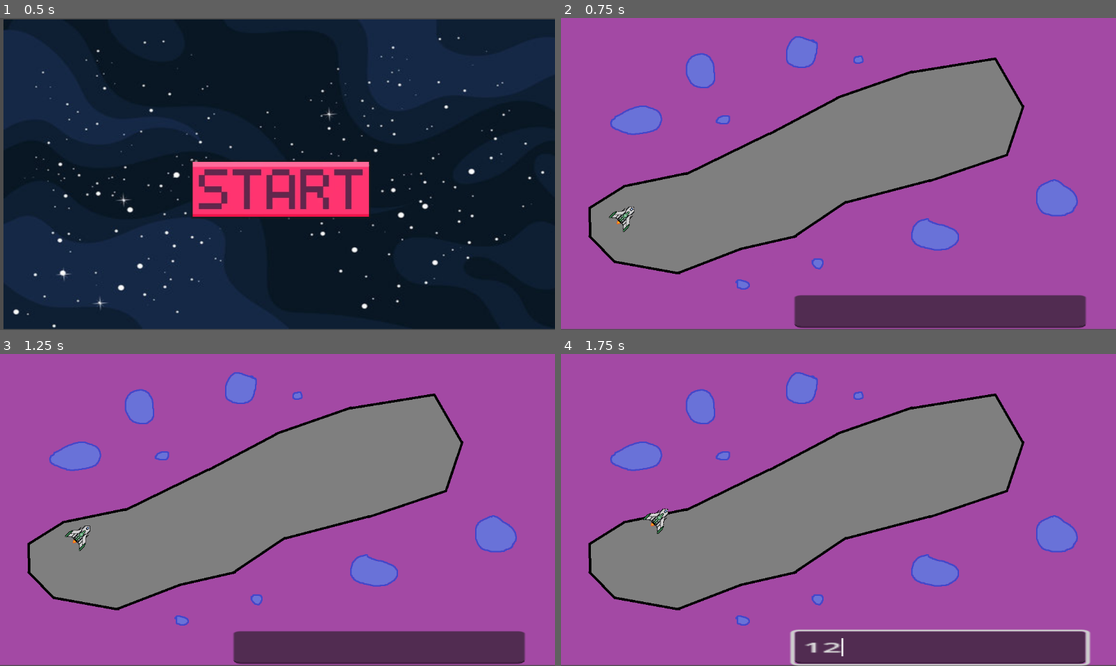
Above: before the commit, frames 1-4 (two rows, left to right).
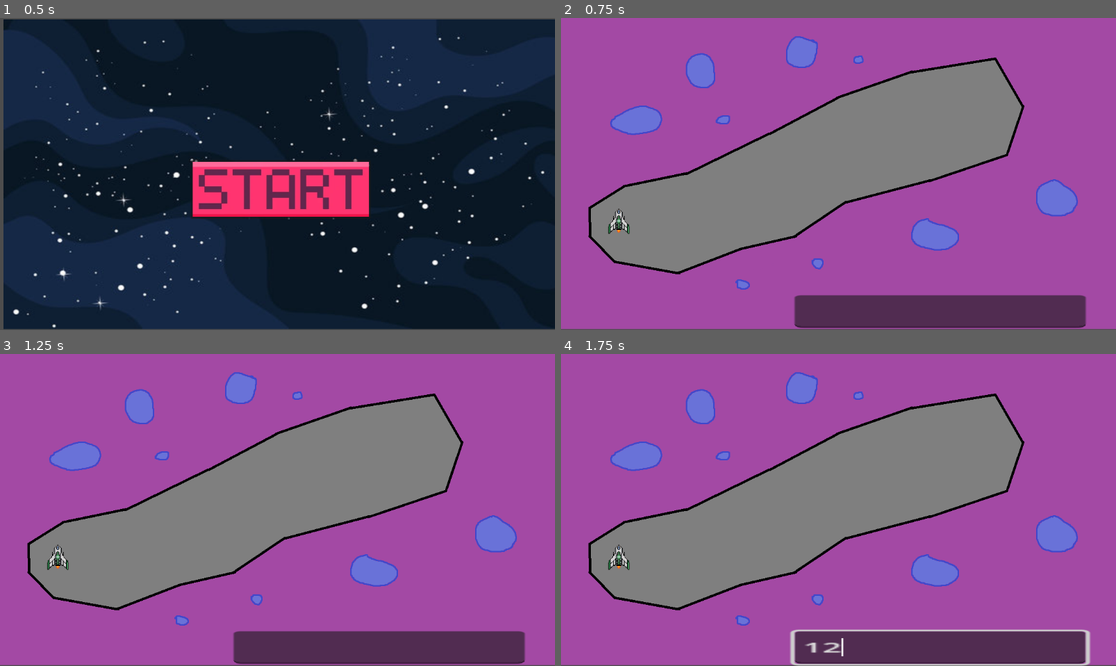
Above: after the commit, the same moments.

Repository: Rescyy/Space-Plot-Explorer
Game: Godot game, scene res://MainMenu/menu.tscn
Two runs of this game, one before a commit and one after it. Both use one fixed random seed, a clock stepped at 60 frames per second and the inputs below.
Inputs (mouse positions are in pixels of both pictures, inside the frame that each line leads up to):
- Up to frame 1 (0.5 s): no input
- Up to frame 2 (0.75 s): click (844, 189) at 0.5 s
- Up to frame 3 (1.25 s): no input
- Up to frame 4 (1.75 s): click (938, 647) at 1.27 s; type "12" at 1.35 s

Frame 1 is identical in both runs. In frame 2, 0.2% of the frame differs, in the area x 8-14%, y 60-70%; in frame 3, 0.3%; in frame 4, 0.3%, in the area x 8-20%, y 49-70%.

Commit message:
Connected Input to Spaceship through global listenable

Diff:
--- /dev/null
+++ b/Global/global.gd
@@ -0,0 +1,17 @@
+extends Node
+
+var user_func: Callable
+var has_user_func: bool = false
+
+func set_user_func(user_func: Callable):
+	self.user_func = user_func
+	has_user_func = true
+
+# Called when the node enters the scene tree for the first time.
+func _ready() -> void:
+	pass # Replace with function body.
+
+
+# Called every frame. 'delta' is the elapsed time since the previous frame.
+func _process(delta: float) -> void:
+	pass
--- a/Input/Input.gd
+++ b/Input/Input.gd
@@ -1,15 +1,10 @@
 extends Node
-
-@onready var inputRef: CharacterBody2D = $"../../Spaceship"
 
 var x = 0.0
 var y = 0.0
 var math_expr = ""
 var time_passed = 0.0
 var positions = []
-
-func _ready() -> void:
-	inputRef.connect("text_entered", Callable(self, "_on_func_submit"))
 
 func _process(delta: float) -> void:
 	pass
@@ -20,6 +15,8 @@
 	x = 0.0
 	time_passed = 0.0
 	positions.clear()
+	var user_func_callable = Callable(self, "user_func")
+	Global.set_user_func(user_func_callable)
 
 func evaluate(command: String, variable_names: Array, variable_values: Array) -> float:
 	var expression = Expression.new()
--- a/Spaceship/spaceship.gd
+++ b/Spaceship/spaceship.gd
@@ -1,6 +1,6 @@
 extends CharacterBody2D
 
-const SPEED = 100.0
+const SPEED = 200.0
 const JUMP_VELOCITY = -400.0
 
 var relative_position = Vector2(0, 0)
@@ -9,21 +9,27 @@
 var func_trajectory: Array[Vector2] = [Vector2.ZERO]
 var trajectory_distances: Array[float] = [0]
 var distance: float = 0
-var is_moving = true
-
-func user_func(x: float) -> float:
-	var y = x
-	return y
+var _user_func: Callable
+var is_moving = false
 
 func _ready() -> void:
+	self.init_pos = position
+
+func compute_trajectory():
 	var x: int = 0
-	init_pos = position
 	while x < end_x:
 		x += 1
-		func_trajectory.append(Vector2(x, user_func(x)))
+		func_trajectory.append(Vector2(x, _user_func.call(x)))
 		trajectory_distances.append(func_trajectory[x - 1].distance_to(func_trajectory[x - 2]) + trajectory_distances.back())
 
+func start(user_func: Callable):
+	_user_func = user_func
+	compute_trajectory()
+	is_moving = true
+
 func _physics_process(delta: float) -> void:
+	if Global.has_user_func and not is_moving:
+		start(Global.user_func)
 	if is_moving:
 		var ds = delta * SPEED
 		distance += ds
@@ -32,8 +38,8 @@
 		var d2 = trajectory_distances[i]
 		var t = (distance - d1) / (d2 - d1)
 		var x = i + t - 1
-		var y = user_func(x)
-		var new_position = init_pos + Vector2(x, -y)
+		var y = _user_func.call(x)
+		var new_position = self.init_pos + Vector2(x, -y)
 		var delta_position = new_position - position
 		rotation = -Vector2(-delta_position.y, -delta_position.x).angle()
 		position = new_position
--- a/project.godot
+++ b/project.godot
@@ -14,6 +14,10 @@
 run/main_scene="res://MainMenu/menu.tscn"
 config/features=PackedStringArray("4.3", "GL Compatibility")
 
+[autoload]
+
+Global="*res://Global/global.gd"
+
 [rendering]
 
 renderer/rendering_method="gl_compatibility"
